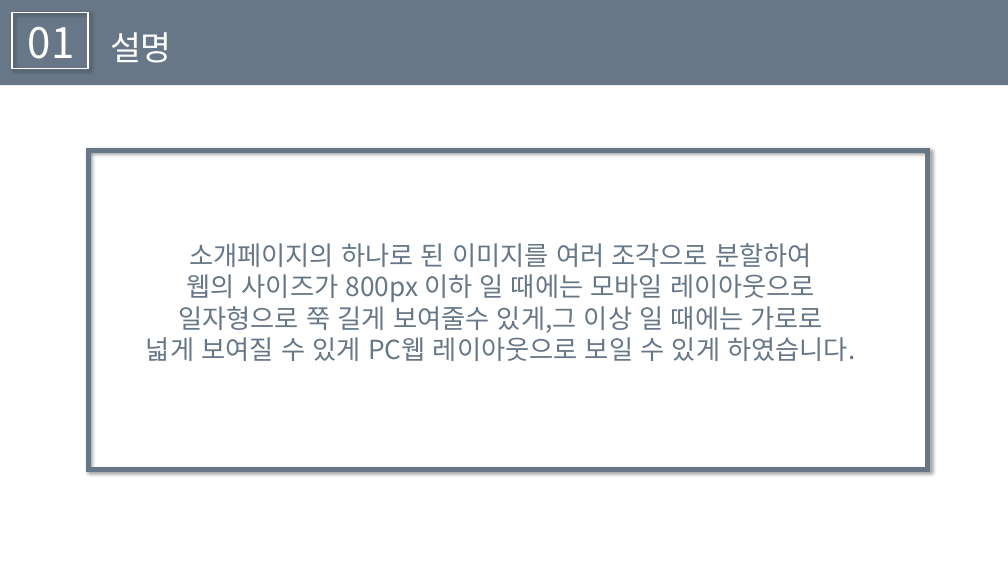
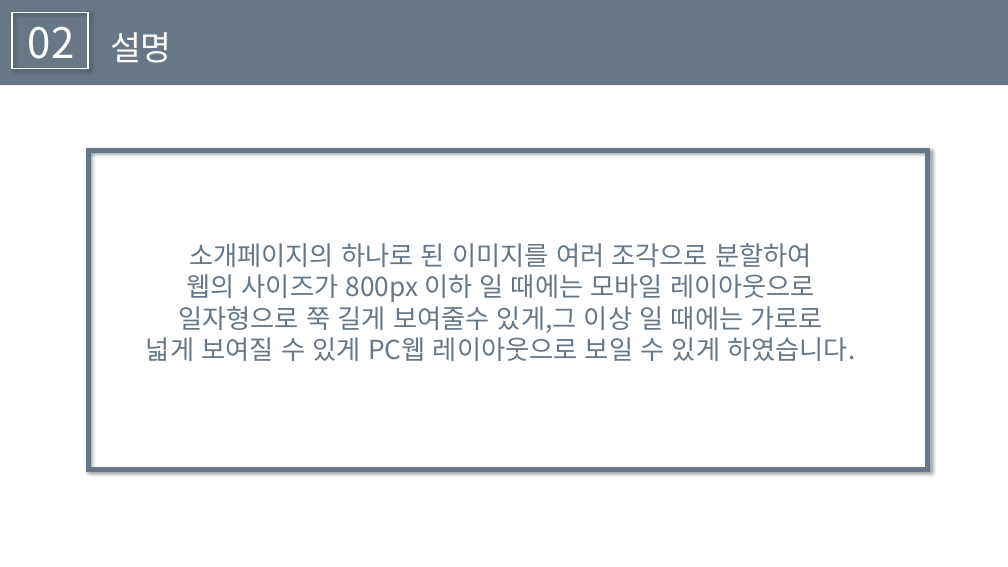
Before and after one commit to ehdrb613/dgme, a slide deck: slide 3 of study/송암전_김동규.pptx. Drawn at 1008x567 pixels with LibreOffice and Linux fonts; fonts in the diff are those of the drawing. Boxes give left, top, right and bottom in pixels: in the first picture for what was removed or moved away, otherwise in the second. Text is boxed around its words. In the diff, an @@ line names an element or a change of style, - is before the commit and + after.

```diff
--- a/study/송암전_김동규.pptx
+++ b/study/송암전_김동규.pptx
@@ text at [28,26,75,69]: text changed @@
-01
+02
```
Also in this commit, not shown: 6 other slides changed, 22 other files.
